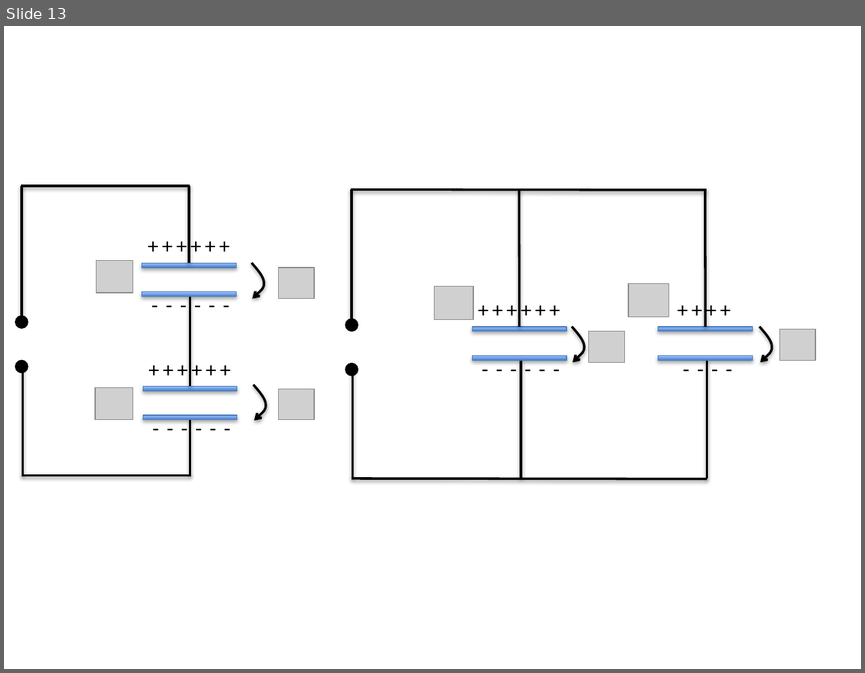
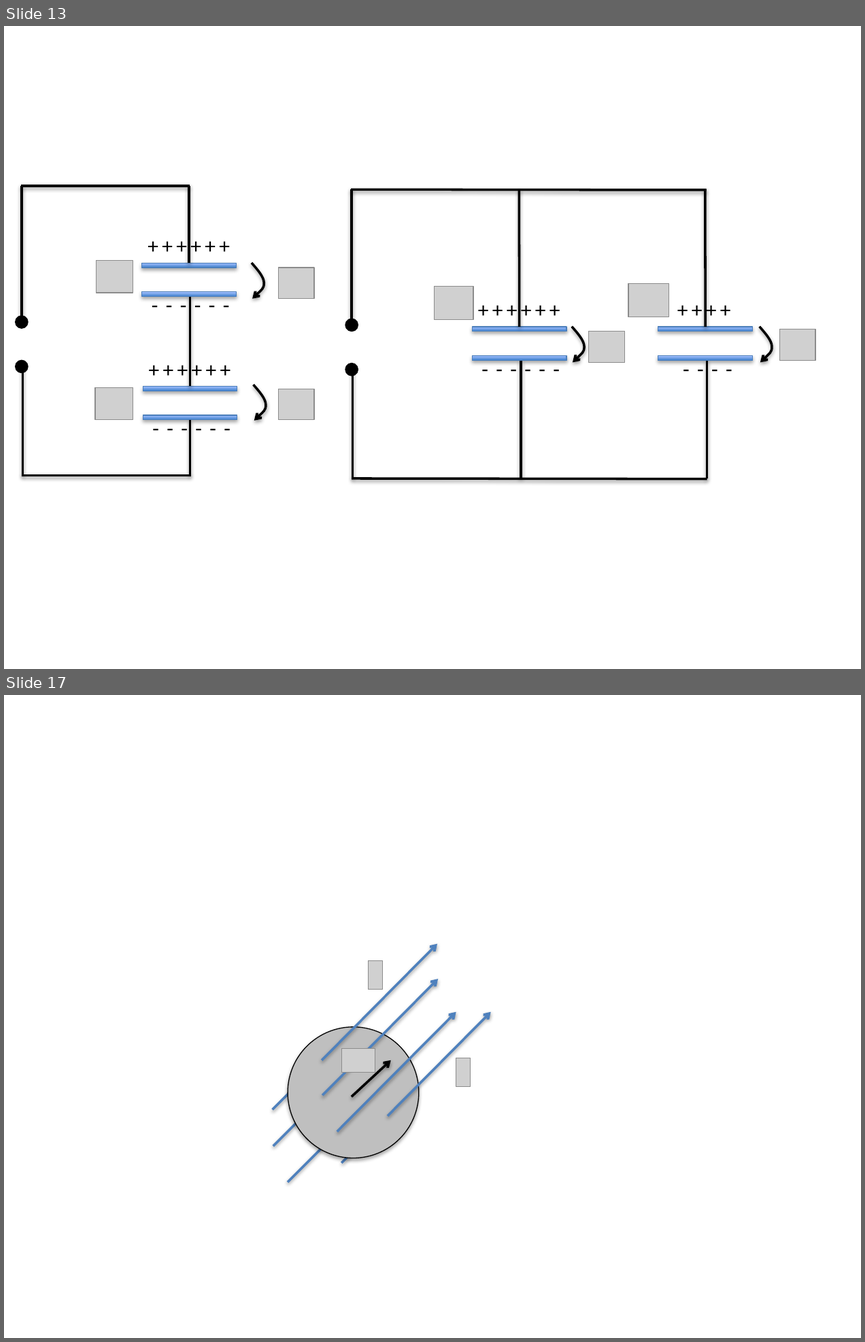
Before and after one commit to cdohl/physik2, a slide deck: figures/Presentation1.pptx. Shown one above the other, each under a label of ours: slide 13 before the commit, slides 13 and 17 after it; the slides between them are not shown. The pictures are 865x673 and 865x1342 pixels, drawn with LibreOffice and Linux fonts; fonts in the diff are those of the drawing; grey boxes stand for pictures. Boxes give left, top, right and bottom in pixels: in the first picture for what was removed or moved away, otherwise in the second. Text is boxed around its words. In the diff, an @@ line names an element or a change of style, - is before the commit and + after.

```diff
--- a/figures/Presentation1.pptx
+++ b/figures/Presentation1.pptx
@@ slide 17 added at [4,695,861,1338], background #FFFFFF @@
@@ arrow added from (322, 1060) to (438, 943), #4F81BD 2 pt @@
@@ arrow added from (323, 1095) to (438, 979), #4F81BD 2 pt @@
@@ picture added at [368,961,383,989] @@
@@ arrow added from (337, 1131) to (456, 1012), #4F81BD 2 pt @@
@@ arrow added from (388, 1116) to (491, 1012), #4F81BD 2 pt @@
@@ ellipse added at [288,1027,419,1157], fill #BFBFBF, outline #000000 0.75 pt @@
@@ line added from (322, 1060) to (272, 1110), #4F81BD 2 pt @@
@@ picture added at [341,1048,375,1072] @@
@@ arrow added from (351, 1097) to (390, 1060), #000000 2 pt @@
@@ picture added at [456,1057,471,1086] @@
@@ line added from (323, 1097) to (273, 1146), #4F81BD 2 pt @@
@@ line added from (390, 1113) to (341, 1163), #4F81BD 2 pt @@
@@ line added from (337, 1133) to (288, 1182), #4F81BD 2 pt @@
```
Also in this commit, not shown: 5 other slides added, 15 other files.
